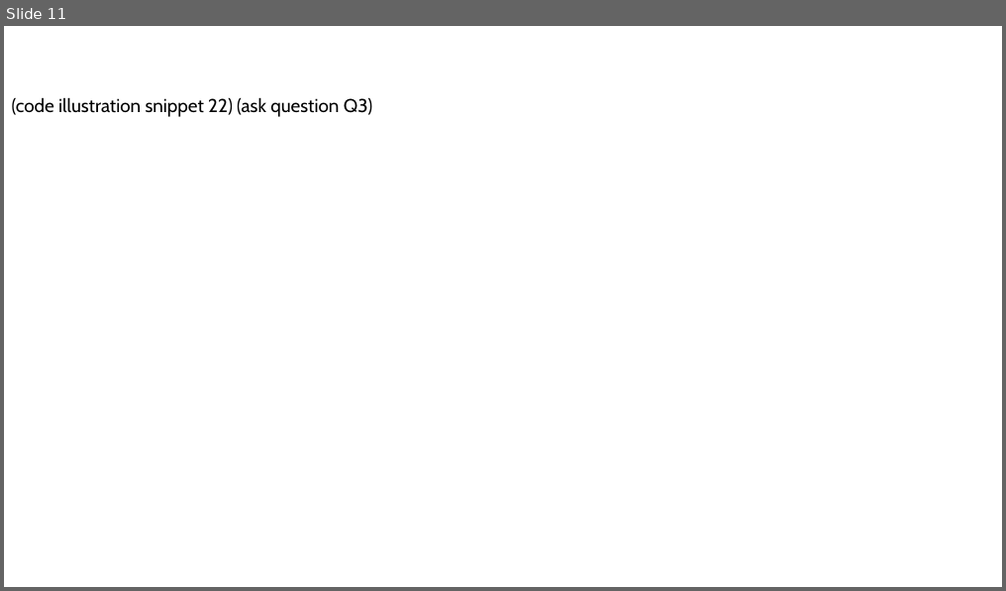
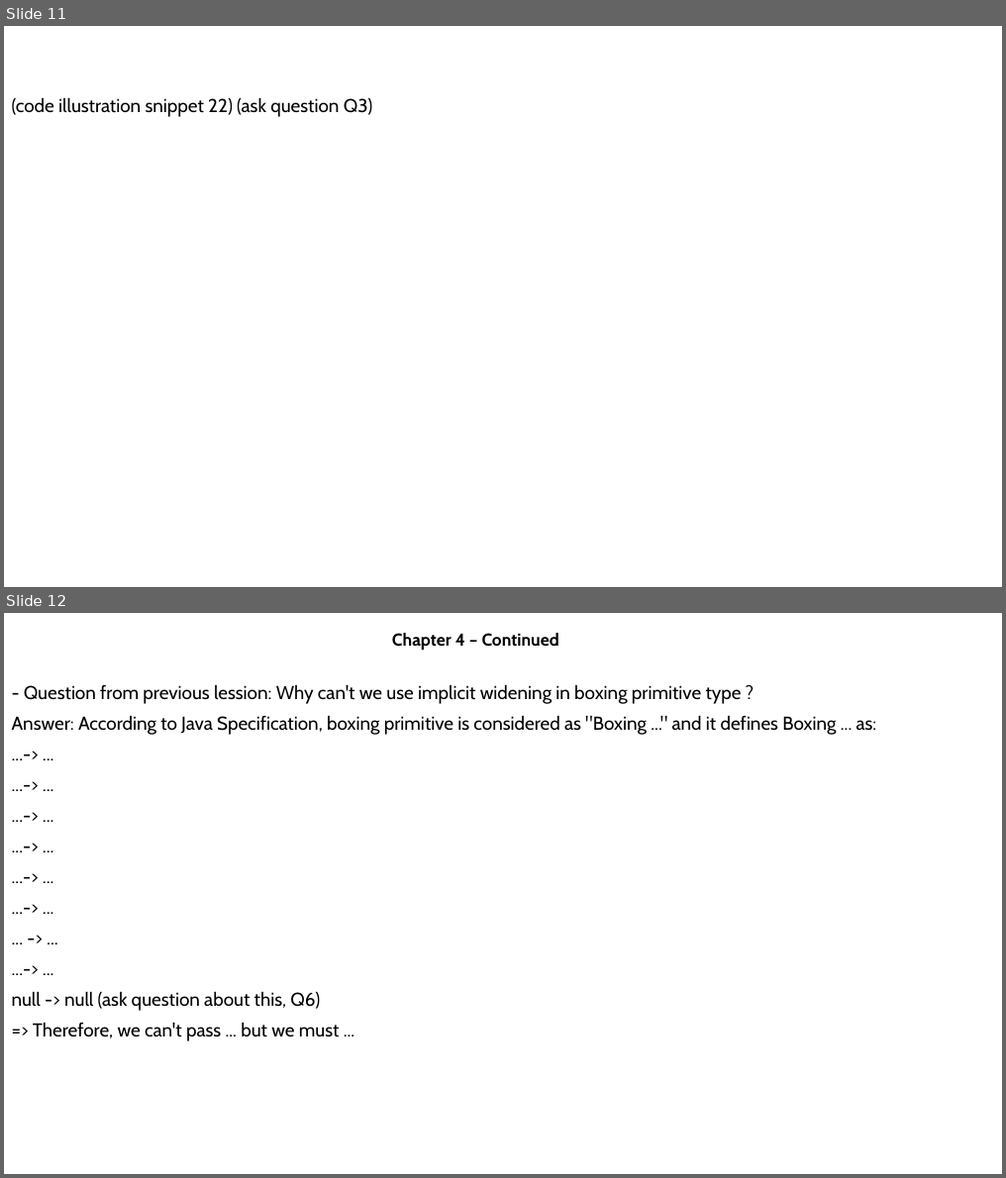
Before and after one commit to MaiDinhVinh/CS-Java, a slide deck: self-study resources/J8SE1/Chapter 4 - Methods and Encapsulation.pptx. Shown one above the other, each under a label of ours: slide 11 before the commit, slides 11 and 12 after it. The pictures are 1006x591 and 1006x1178 pixels, drawn with LibreOffice and Linux fonts; fonts in the diff are those of the drawing. Boxes give left, top, right and bottom in pixels: in the first picture for what was removed or moved away, otherwise in the second. Text is boxed around its words. In the diff, an @@ line names an element or a change of style, - is before the commit and + after.

```diff
--- a/self-study resources/J8SE1/Chapter 4 - Methods and Encapsulation.pptx
+++ b/self-study resources/J8SE1/Chapter 4 - Methods and Encapsulation.pptx
@@ slide 12 added at bbox=[4, 613, 1002, 1174], background #FFFFFF @@
@@ subtitle added at bbox=[392, 633, 559, 651], 16.6 pt, text #000000, bold @@
+Chapter 4 – Continued
@@ text added at bbox=[12, 684, 877, 1042], 18 pt, text #000000 @@
+- Question from previous lession: Why can't we use implicit widening in boxing primitive type ?
+Answer: According to Java Specification, boxing primitive is considered as "Boxing ..." and it defines Boxing ... as:
+...-> ...
+...-> ...
+...-> ...
+...-> ...
+...-> ...
+...-> ...
+... -> ...
+...-> ...
+null -> null (ask question about this, Q6)
+=> Therefore, we can't pass ... but we must ...
```
Also in this commit, not shown: 6 other slides added.
